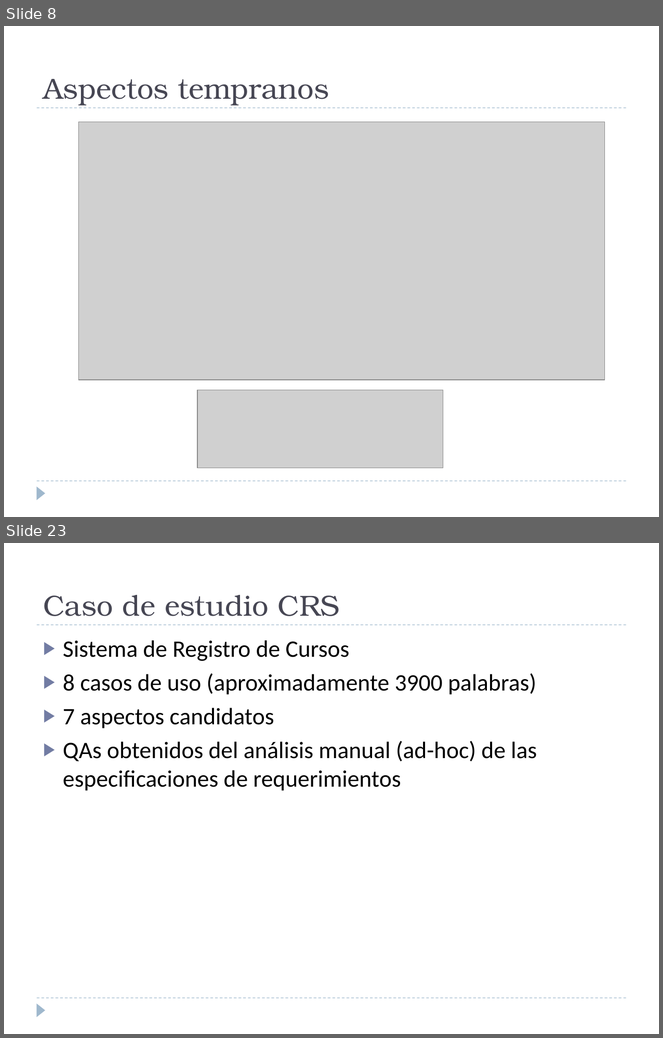
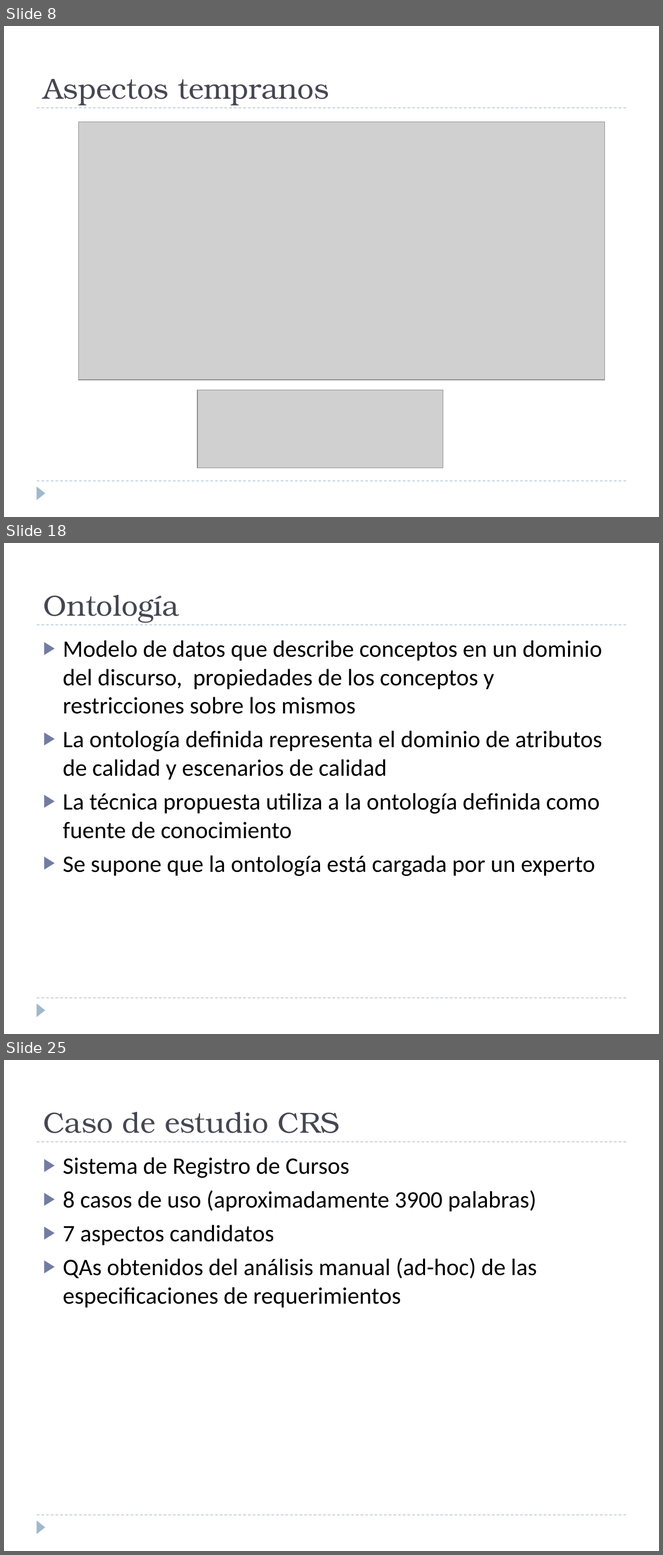
Before and after one commit to alejandrorago/qatesis2, a slide deck: Capitulos Finales/Filminas.pptx. Shown one above the other, each under a label of ours: slides 8 and 23 before the commit, slides 8, 18 and 25 after it; the slides between them are not shown. The pictures are 663x1038 and 663x1555 pixels, drawn with LibreOffice and Linux fonts; fonts in the diff are those of the drawing; grey boxes stand for pictures; background and template pictures are left out. Boxes give left, top, right and bottom in pixels: in the first picture for what was removed or moved away, otherwise in the second. Text is boxed around its words. In the diff, an @@ line names an element or a change of style, - is before the commit and + after.

```diff
--- a/Capitulos Finales/Filminas.pptx
+++ b/Capitulos Finales/Filminas.pptx
@@ slide 18 added at bbox=[4, 543, 659, 1034], background picture (left out); not listed: 3 template elements that a slide beside it also shows @@
@@ title added at bbox=[43, 595, 179, 623], 32 pt, text #464653 @@
+Ontología
@@ text added at bbox=[63, 640, 603, 876], 26 pt, text #000000 @@
+▶ Modelo de datos que describe conceptos en un dominio del discurso, propiedades de los conceptos y restricciones sobre los mismos
+▶ La ontología definida representa el dominio de atributos de calidad y escenarios de calidad
+▶ La técnica propuesta utiliza a la ontología definida como fuente de conocimiento
+▶ Se supone que la ontología está cargada por un experto
@@ what was slide 23 is now slide 25 @@
```
Also in this commit, not shown: 21 slides changed, 4 other slides added, 4 slides removed.
